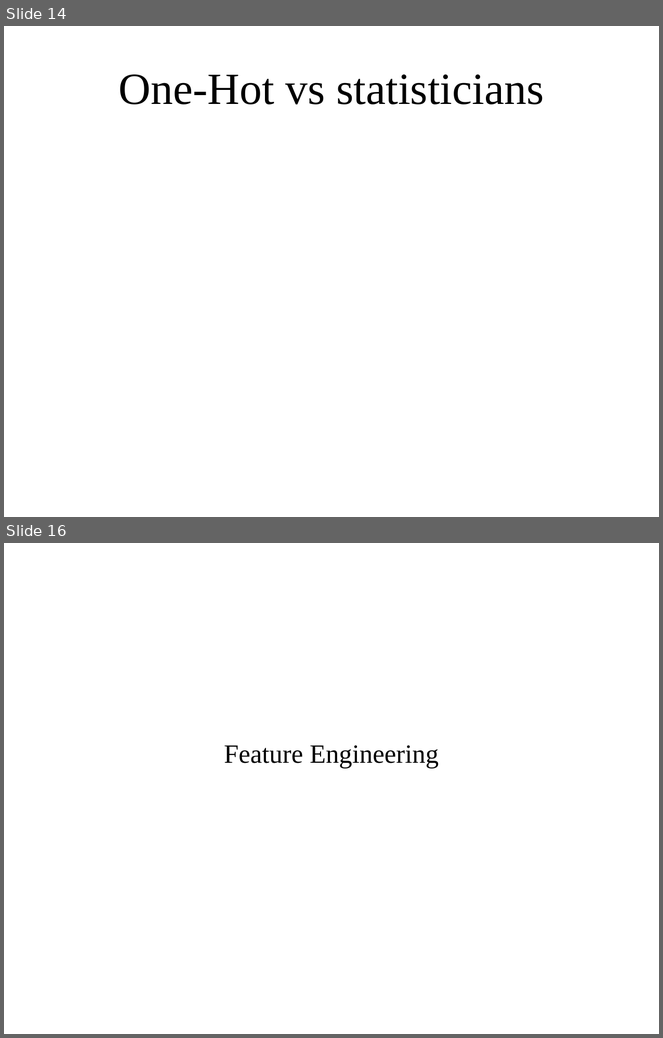
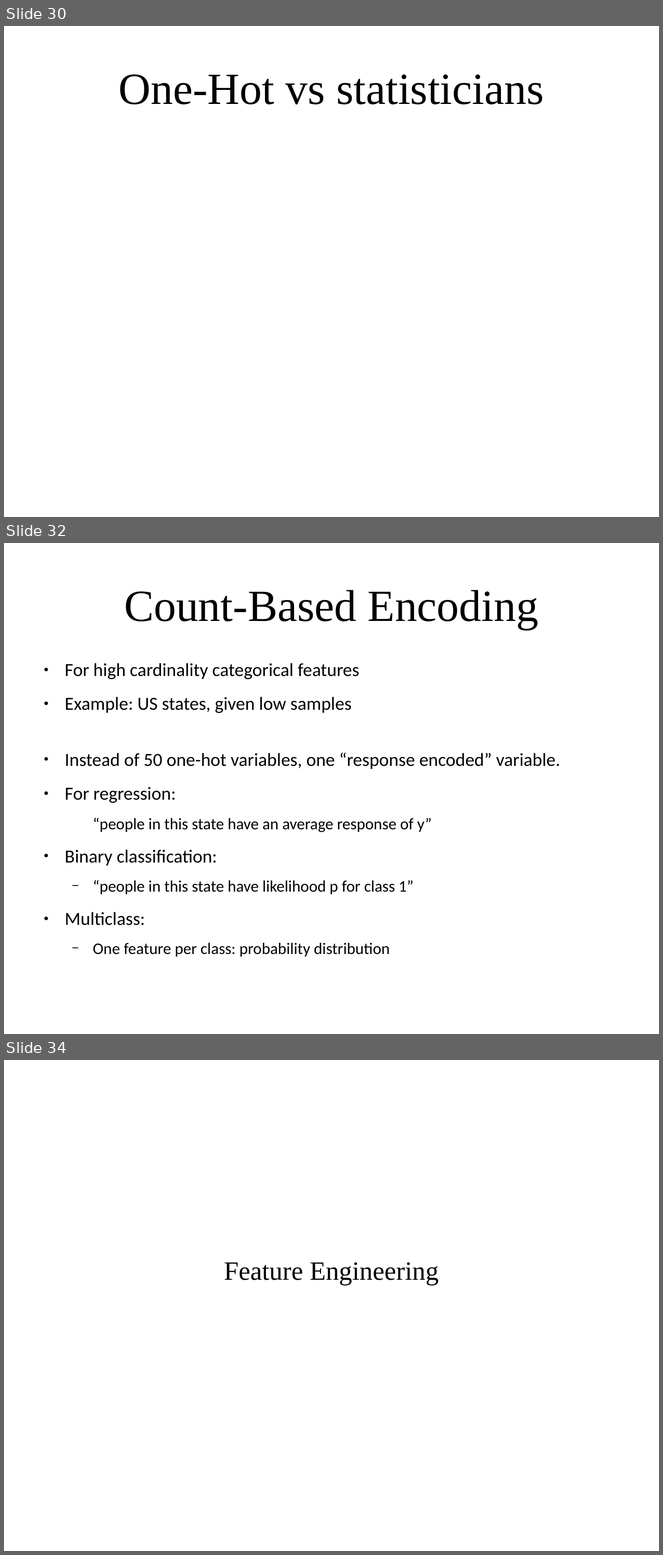
Before and after one commit to amueller/applied_ml_spring_2017, a slide deck: slides/aml-07-020817.odp. Shown one above the other, each under a label of ours: slides 14 and 16 before the commit, slides 30, 32 and 34 after it; the slides between them are not shown. The pictures are 663x1038 and 663x1555 pixels, drawn with LibreOffice and Linux fonts; fonts in the diff are those of the drawing. Boxes give left, top, right and bottom in pixels: in the first picture for what was removed or moved away, otherwise in the second. Text is boxed around its words. In the diff, an @@ line names an element or a change of style, - is before the commit and + after.

```diff
--- a/slides/aml-07-020817.odp
+++ b/slides/aml-07-020817.odp
@@ slide 32 added at <box>4,543,659,1034</box>, background #FFFFFF @@
@@ title added at <box>124,590,539,629</box>, 54 pt, text #000000 @@
+Count-Based Encoding
@@ text added at <box>65,663,561,957</box>, 22.4 pt, text #000000 @@
+● For high cardinality categorical features
+● Example: US states, given low samples
+● Instead of 50 one-hot variables, one “response encoded” variable.
+● For regression:
+  “people in this state have an average response of y”
+● Binary classification:
+  − “people in this state have likelihood p for class 1”
+● Multiclass:
+  − One feature per class: probability distribution
@@ what was slide 14 is now slide 30 @@
@@ what was slide 16 is now slide 34 @@
```
Also in this commit, not shown: 1 slide changed, 22 other slides added, 5 slides removed, 1 other file.
